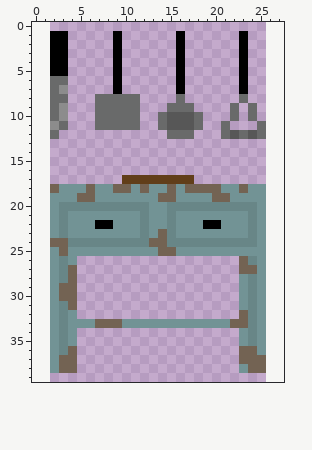
Edited in one commit: pixel-art sprite (Assets/Sprites/kitchentable.png). The first picture shows the starting point.
The file is 24x40 pixels. The old version is drawn lined up with the new one, on the new canvas.
After:
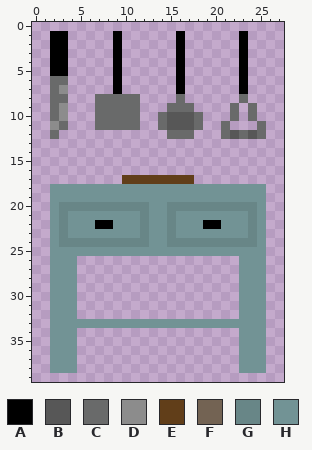
Palette (. is transparent): A #000000  B #575757  C #696a6a  D #8c8c8c  E #613e19  F #736353  G #688687  H #729395
The edit:
canvas 24x40 -> 28x40, the old top-left corner now at 2,0
@@ x 0..27 @@
 17 ..........EEEEEEEE..........
-18 ..FHHHFHHFFHFHHFHFFFFHHFHH..
-19 ..HHHFFHHHHHHHFFHHHHFFHHHH..
+18 ..HHHHHHHHHHHHHHHHHHHHHHHH..
+19 ..HHHHHHHHHHHHHHHHHHHHHHHH..
 20 ..HGGGGGGGGGGHHGGGGGGGGGGH..
@@ x 0..27 @@
 22 ..HGHHHAAHHHGHHGHHHAAHHHGH..
-23 ..HGHHHHHHHHGHFGHHHHHHHHGH..
-24 ..FFGGGGGGGGGFFGGGGGGGGGGH..
-25 ..HFHHHHHHHHHHFFHHHHHHHHHH..
-26 ..HGH..................FGH..
-27 ..HGF..................FFH..
-28 ..HGF..................HGH..
-29 ..HFF..................HGH..
-30 ..HFF..................HGH..
-31 ..HGF..................HGH..
-32 ..HGH..................FGH..
-33 ..HGHHHFFFHHHHHHHHHHHHFFGH..
-34 ..HGH..................HGH..
-35 ..HGH..................HGH..
-36 ..HGF..................FFH..
-37 ..HFF..................FFF..
-38 ..HFF..................HFF..
+23 ..HGHHHHHHHHGHHGHHHHHHHHGH..
+24 ..HGGGGGGGGGGHHGGGGGGGGGGH..
+25 ..HHHHHHHHHHHHHHHHHHHHHHHH..
+26 ..HHH..................HHH..
+27 ..HHH..................HHH..
+28 ..HHH..................HHH..
+29 ..HHH..................HHH..
+30 ..HHH..................HHH..
+31 ..HHH..................HHH..
+32 ..HHH..................HHH..
+33 ..HHHHHHHHHHHHHHHHHHHHHHHH..
+34 ..HHH..................HHH..
+35 ..HHH..................HHH..
+36 ..HHH..................HHH..
+37 ..HHH..................HHH..
+38 ..HHH..................HHH..
 39 ............................
Changed places in both pictures, as pixel boxes (x1, y1, x2, y2):
changed: (50, 184, 266, 373)
